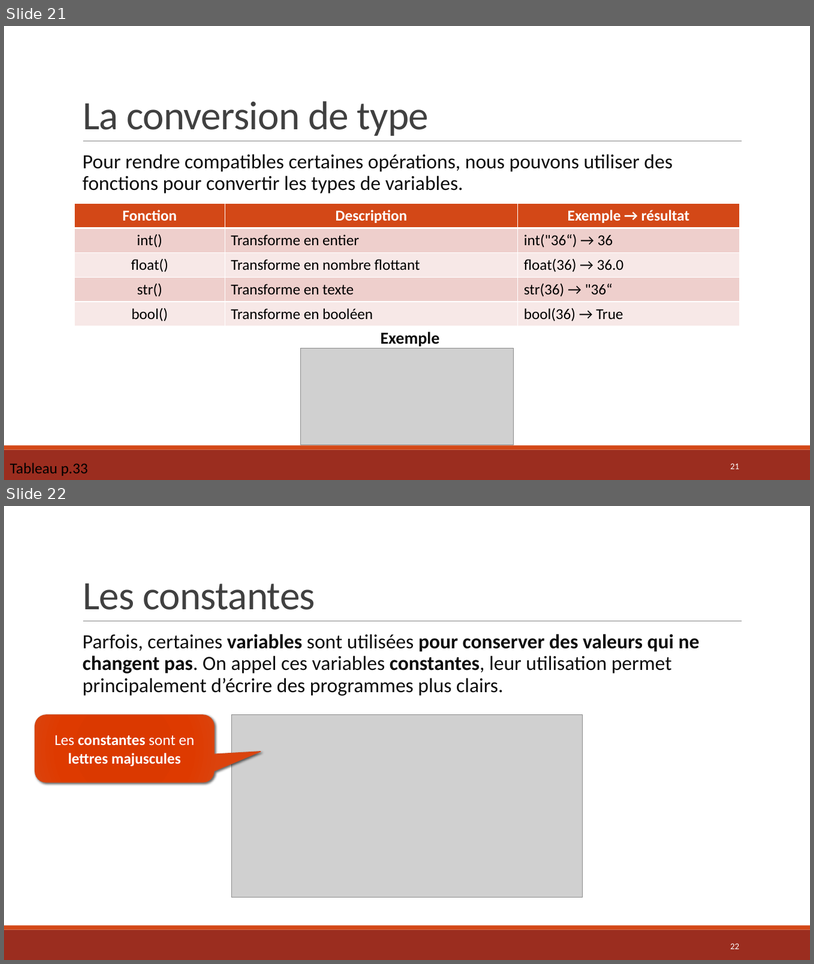
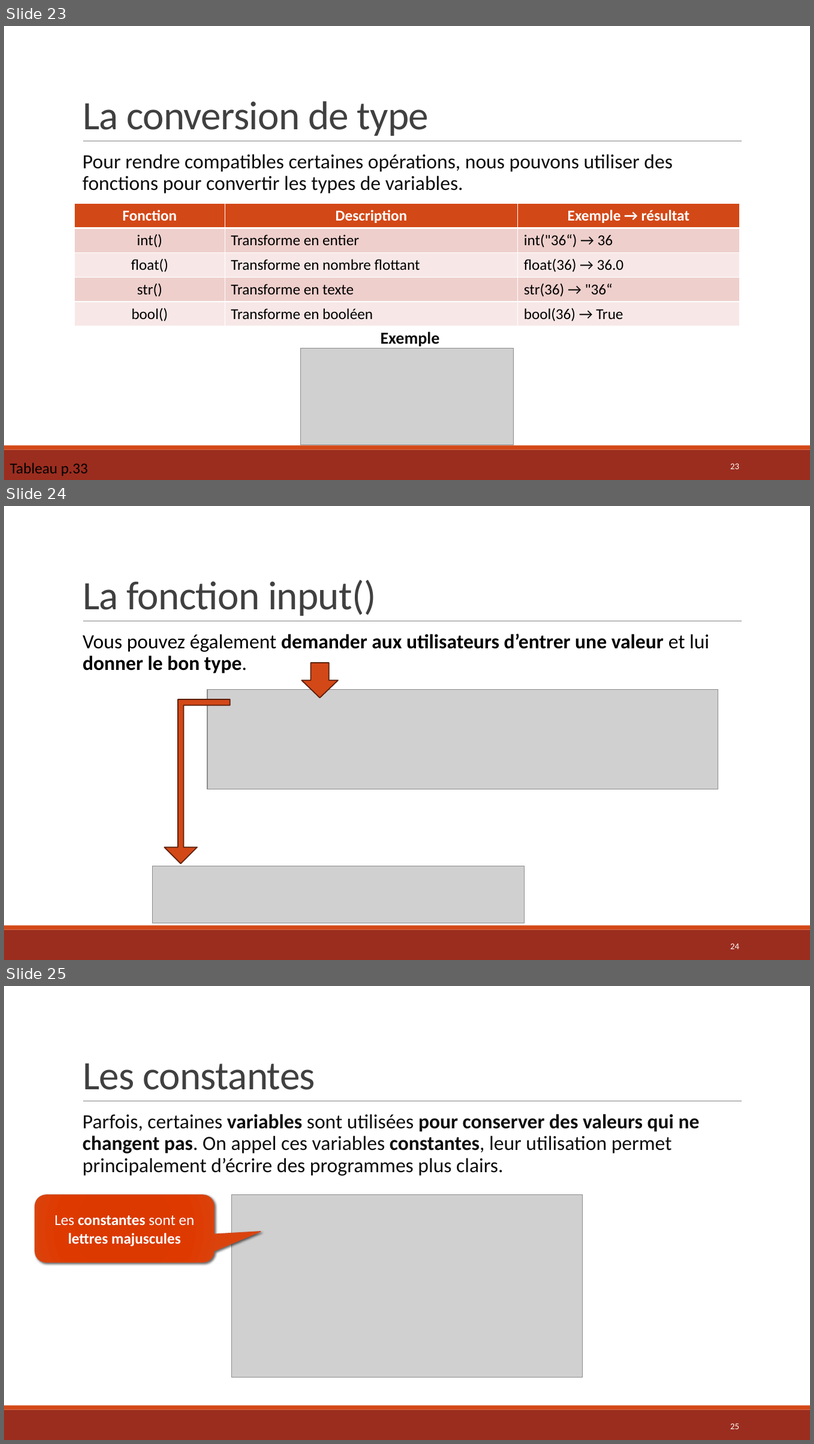
Before and after one commit to jmpageau/ProgSN, a slide deck: Chapitre2/Chapitre 2.pptx. Shown one above the other, each under a label of ours: slides 21 and 22 before the commit, slides 23, 24 and 25 after it. The pictures are 814x964 and 814x1444 pixels, drawn with LibreOffice and Linux fonts; fonts in the diff are those of the drawing; grey boxes stand for pictures. Boxes give left, top, right and bottom in pixels: in the first picture for what was removed or moved away, otherwise in the second. Text is boxed around its words. In the diff, an @@ line names an element or a change of style, - is before the commit and + after.

```diff
--- a/Chapitre2/Chapitre 2.pptx
+++ b/Chapitre2/Chapitre 2.pptx
@@ slide 24 added at <box>4,506,810,960</box>, background #FFFFFF; not listed: 3 template elements that a slide beside it also shows @@
@@ title added at <box>83,580,376,616</box>, 48 pt, text #404040 @@
+La fonction input()
@@ text added at <box>83,633,710,673</box>, 24 pt, text #000000, bold @@
+  Vous pouvez également demander aux utilisateurs d’entrer une valeur et lui donner le bon type.
@@ down arrow added at <box>302,663,338,698</box>, fill #D34817, outline #5C200A 1.25 pt @@
@@ bent up arrow added at <box>164,700,230,864</box>, fill #D34817, outline #5C200A 1.25 pt @@
@@ picture added at <box>207,690,719,789</box> @@
@@ picture added at <box>152,866,524,923</box> @@
@@ page number added at <box>731,943,740,949</box>, 10.5 pt, text #FFFFFF @@
+24
@@ what was slide 21 is now slide 23 @@
@@ page number at <box>731,463,740,469</box>: text changed @@
-21
+23
@@ what was slide 22 is now slide 25 @@
@@ page number at <box>731,1423,740,1429</box>: text changed @@
-22
+25
```
Also in this commit, not shown: 1 slide changed, 6 other files.
